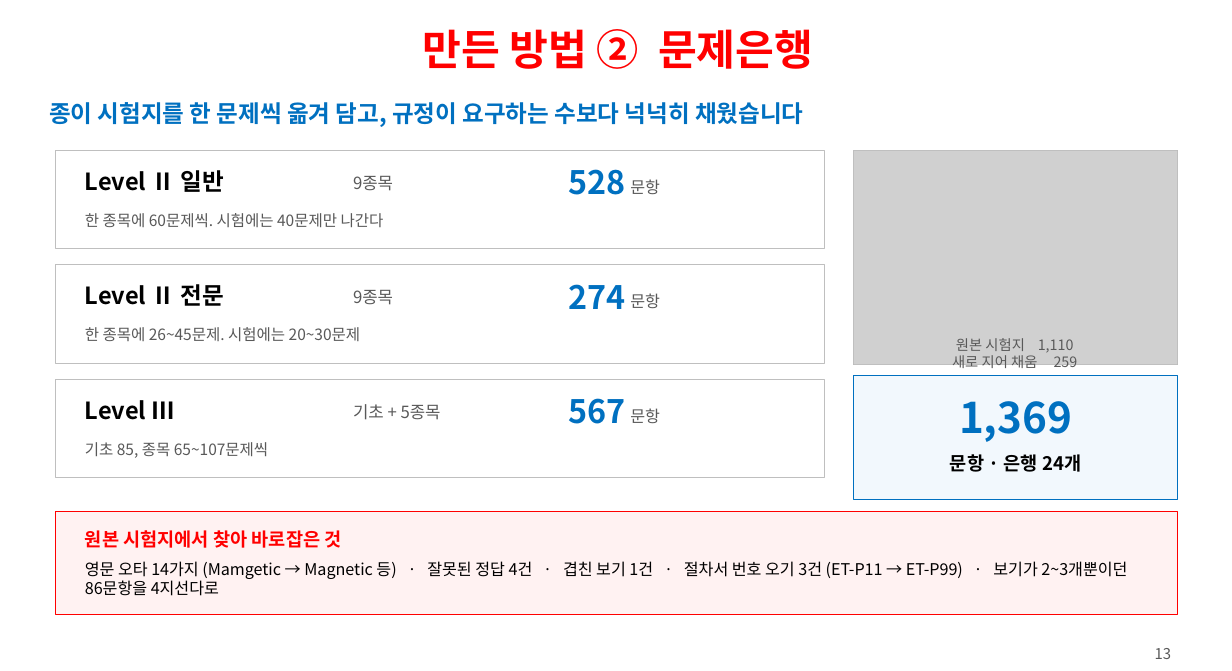
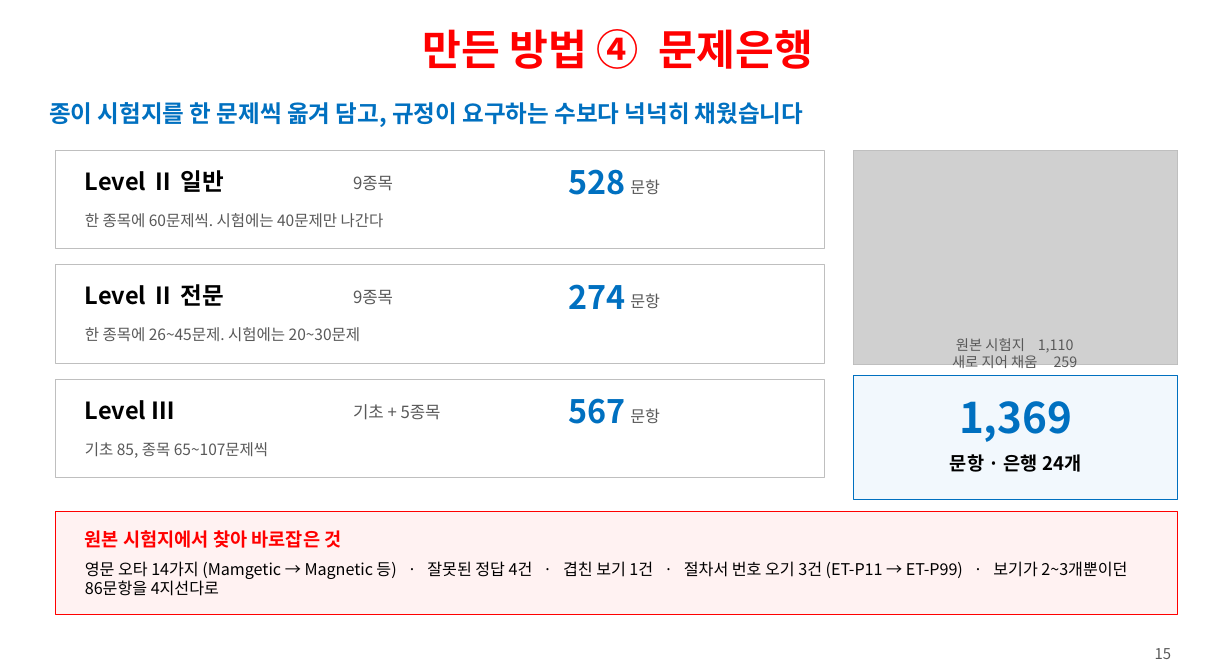
Before and after one commit to ys1277-sys/HIENDT-CBT, a slide deck: slide 15 of docs/발표자료-CBT-2026-08.pptx (slide 13 before the commit). Drawn at 1232x671 pixels with LibreOffice and Linux fonts; fonts in the diff are those of the drawing; grey boxes stand for pictures. Boxes give left, top, right and bottom in pixels: in the first picture for what was removed or moved away, otherwise in the second. Text is boxed around its words. In the diff, an @@ line names an element or a change of style, - is before the commit and + after.

```diff
--- a/docs/발표자료-CBT-2026-08.pptx
+++ b/docs/발표자료-CBT-2026-08.pptx
@@ text at [422,29,813,69]: text changed @@
-만든 방법 ② 문제은행
+만든 방법 ④ 문제은행
@@ text at [1155,648,1171,659]: text changed @@
-13
+15
```
Also in this commit, not shown: 8 other slides changed, 2 slides added, 1 slide removed, 1 other file.
